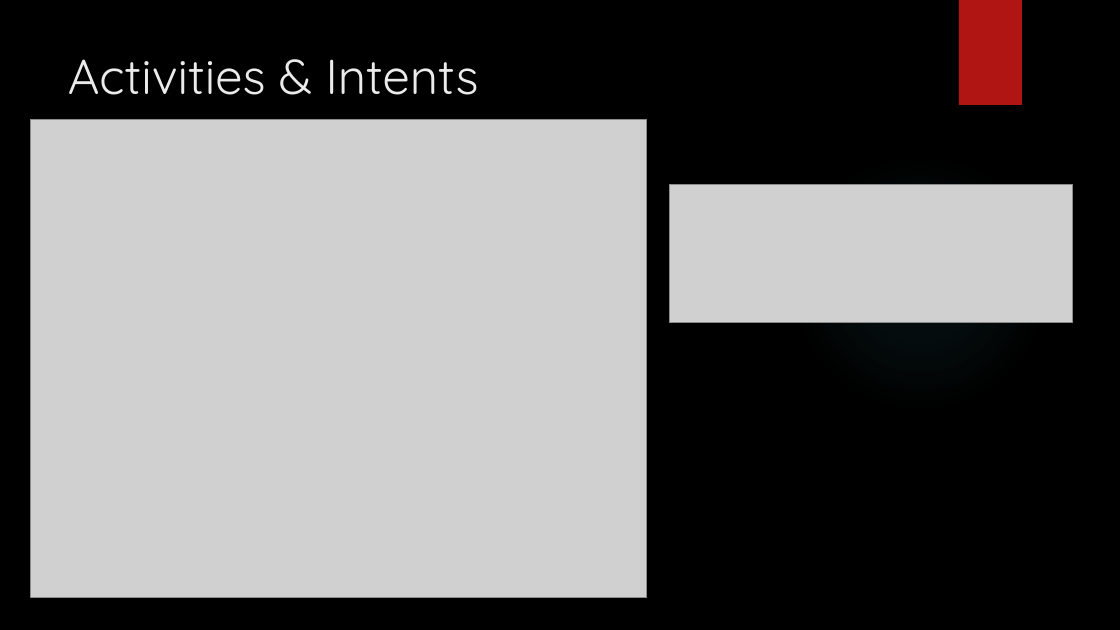
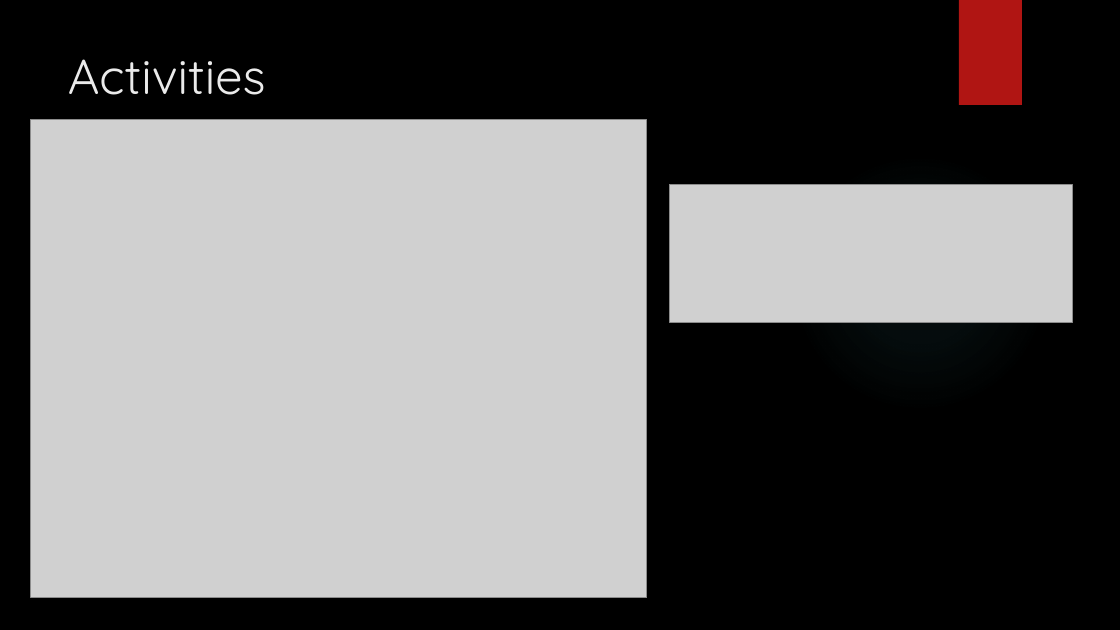
Before and after one commit to liao1994/SMAP, a slide deck: slide 6 of Shine My Room.pptx. Drawn at 1120x630 pixels with LibreOffice and Linux fonts; fonts in the diff are those of the drawing; grey boxes stand for pictures; background and template pictures are left out. Boxes give left, top, right and bottom in pixels: in the first picture for what was removed or moved away, otherwise in the second. Text is boxed around its words. In the diff, an @@ line names an element or a change of style, - is before the commit and + after.

```diff
--- a/Shine My Room.pptx
+++ b/Shine My Room.pptx
@@ title at (68,59,266,95): text changed @@
-Activities & Intents
+Activities
```
Also in this commit, not shown: 2 other slides changed, 1 other file.
